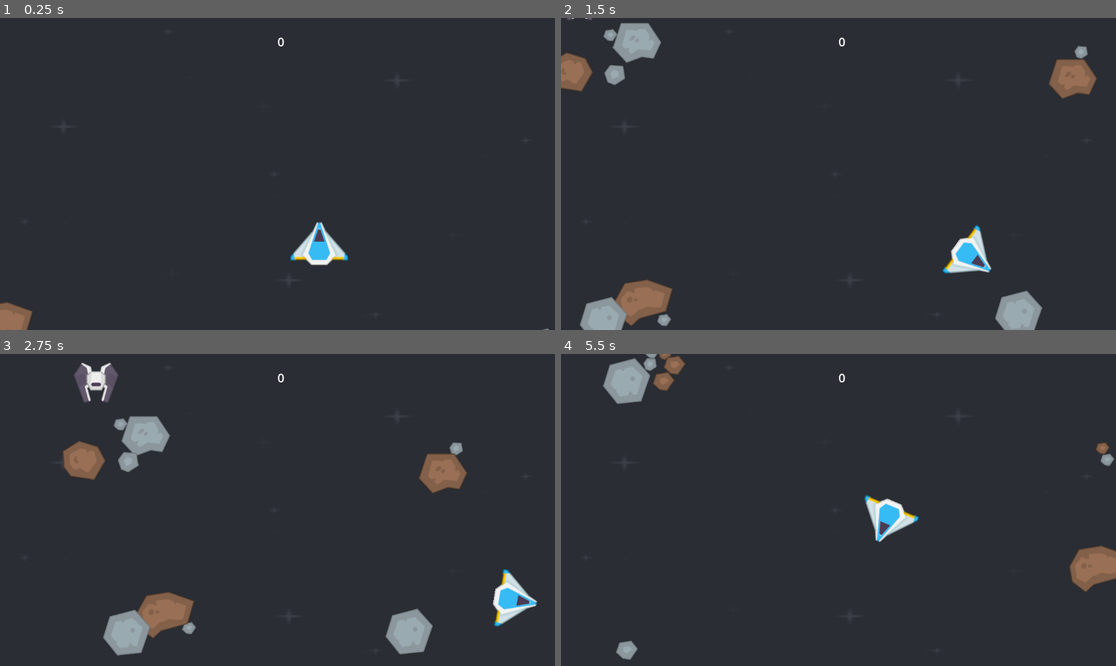
Above: before the commit, frames 1-4 (two rows, left to right).
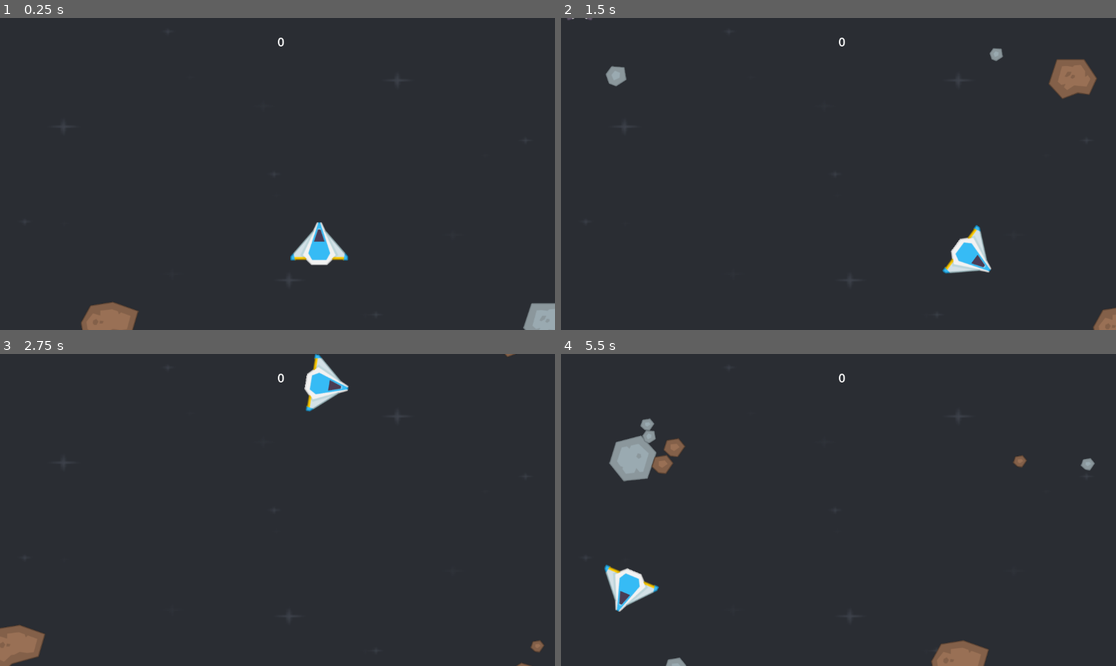
Above: after the commit, the same moments.

Repository: AndyL200/asteroid
Game: Godot game, scene res://Scenes/startingScene.tscn
The game is run twice, just before and just after one commit, with the same random seed, the same clock (stepped at 60 frames per second) and the same inputs.
Inputs:
- Up to frame 1 (0.25 s): no input
- Up to frame 2 (1.5 s): hold D (MoveRight) 0.53-1.28 s; hold Space (Shoot) 0.53-1.28 s; hold S (MoveDown) from 1.28 s (still down); tap Space (Shoot) at 1.35 s
- Up to frame 3 (2.75 s): release S (MoveDown) at 2.03 s; hold D (MoveRight) from 2.03 s (still down); hold Space (Shoot) from 2.03 s (still down)
- Up to frame 4 (5.5 s): release D (MoveRight) at 2.78 s; release Space (Shoot) at 2.78 s; hold W (MoveUp) 2.78-3.53 s; tap Space (Shoot) at 2.85, 4.35 s; hold Space (Shoot) 3.53-4.28 s; hold A (MoveLeft) 3.53-5.03 s; hold S (MoveDown) from 5.03 s (still down); hold Space (Shoot) from 5.03 s (still down)

The runs differ from the first frame. In frame 1, 1.6% of the frame differs, in the area x 0-100%, y 90-100%; in frame 2, 4.4%; in frame 3, 8.6%, in the area x 0-99%, y 0-100%; in frame 4, 6.4%.
Error before the commit: Invalid access to property or key 'global_position' on a base object of type 'null instance'. (res://Scripts/game.gd:124)
Error after the commit: Invalid access to property or key 'global_position' on a base object of type 'null instance'. (res://Scripts/game.gd:132)

Commit message:
scoring on asteroids

Diff:
--- a/Scripts/asteroids.gd
+++ b/Scripts/asteroids.gd
@@ -47,7 +47,9 @@
 var strikes := 0
 var speed := 150
 signal strikeout(body : CharacterBody2D)
+signal killed(body : CharacterBody2D)
 
+var val := 1
 
 # Called when the node enters the scene tree for the first time.
 func _ready() -> void:
@@ -94,9 +96,12 @@
 		if strikeTime.is_stopped():
 			strikeTime.start()
 
-	var collide = move_and_collide(velocity * delta)
-	if collide and collide.get_collider().has_method("_hit_method"):
-		strikeout.emit(self)
+	move_and_slide()
+	for i in get_slide_collision_count():
+		var collision = get_slide_collision(i)
+		var collider = collision.get_collider()
+		if collider and collider.has_method("_hit_method"):
+			killed.emit(self)
 	pass
 
 
--- a/Scripts/enemy_script.gd
+++ b/Scripts/enemy_script.gd
@@ -1,7 +1,6 @@
 class_name Enemy
 extends CharacterBody2D
 
-@onready var force_direction = Vector2.ZERO
 
 var screen_size : Rect2
 var screen_position : Vector2
@@ -10,6 +9,7 @@
 var player_position : Vector2
 signal death(body : CharacterBody2D)
 signal firing(body : CharacterBody2D)
+signal killed(body : CharacterBody2D)
 
 func _ready()->void:
 	var upper_bound = Vector2(screen_ends.x, screen_ends.y)
@@ -21,10 +21,15 @@
 
 
 func _physics_process(delta: float) -> void:
-	if ((player_position - position).length() > 100):
+	if (abs((player_position - position).length()) > 100):
 		velocity = (player_position - position).normalized() * speed
 	else:
 		velocity = Vector2.ZERO
 		firing.emit(self, $bullet_position)
-	move_and_collide(velocity * delta)
+	move_and_slide()
+	for i in get_slide_collision_count():
+		var collision = get_slide_collision(i)
+		var collider = collision.get_collider()
+		if collider and collider.has_method("_hit_method"):
+			killed.emit(self)
 	pass
--- a/Scripts/game.gd
+++ b/Scripts/game.gd
@@ -30,9 +30,13 @@
 
 #counts
 var asteroid_count = 10
-
+var score = 0
 #counter (may need to be atomic)
 var enemy_current = 0
+
+func update_score(points : int):
+	score += points
+	score_label.text = str(score)
 
 func make_asteroid():
 	var asteroid_scene = asteroids[randi() % 3]
@@ -43,7 +47,11 @@
 	#set the force direction here
 	a.velocity = (player.position - a.position).normalized() * a.speed
 	a.strikeout.connect(Callable(self, "remove_asteroid"))
+	a.killed.connect(Callable(self, "dead_asteroid"))
 
+func dead_asteroid(body : CharacterBody2D):
+	remove_asteroid(body)
+	update_score(body.val)
 func remove_asteroid(asteroid : CharacterBody2D):
 	$Asteroids.remove_child(asteroid)
 	#asychronus code not guarded by mutex
